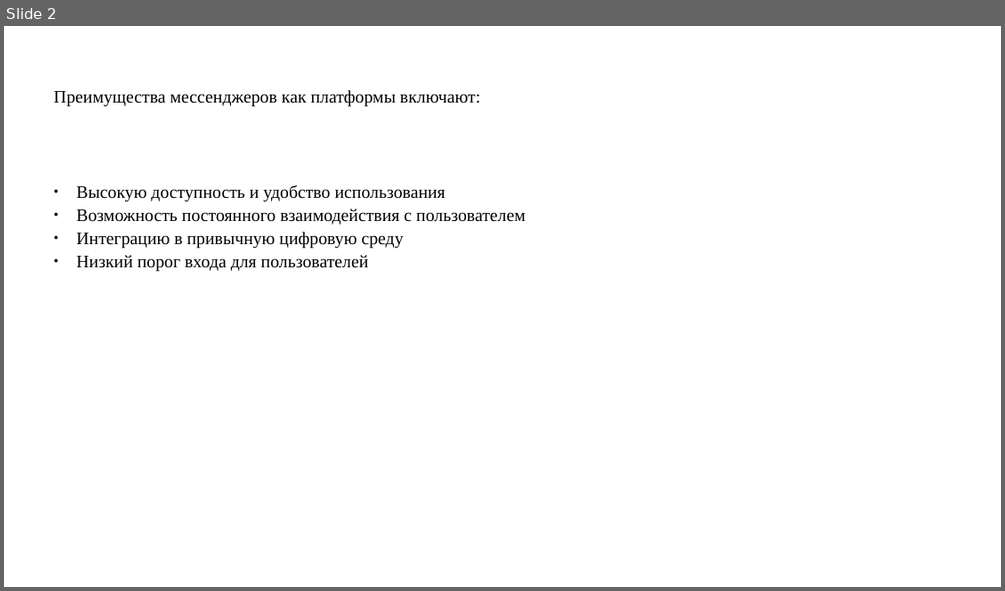
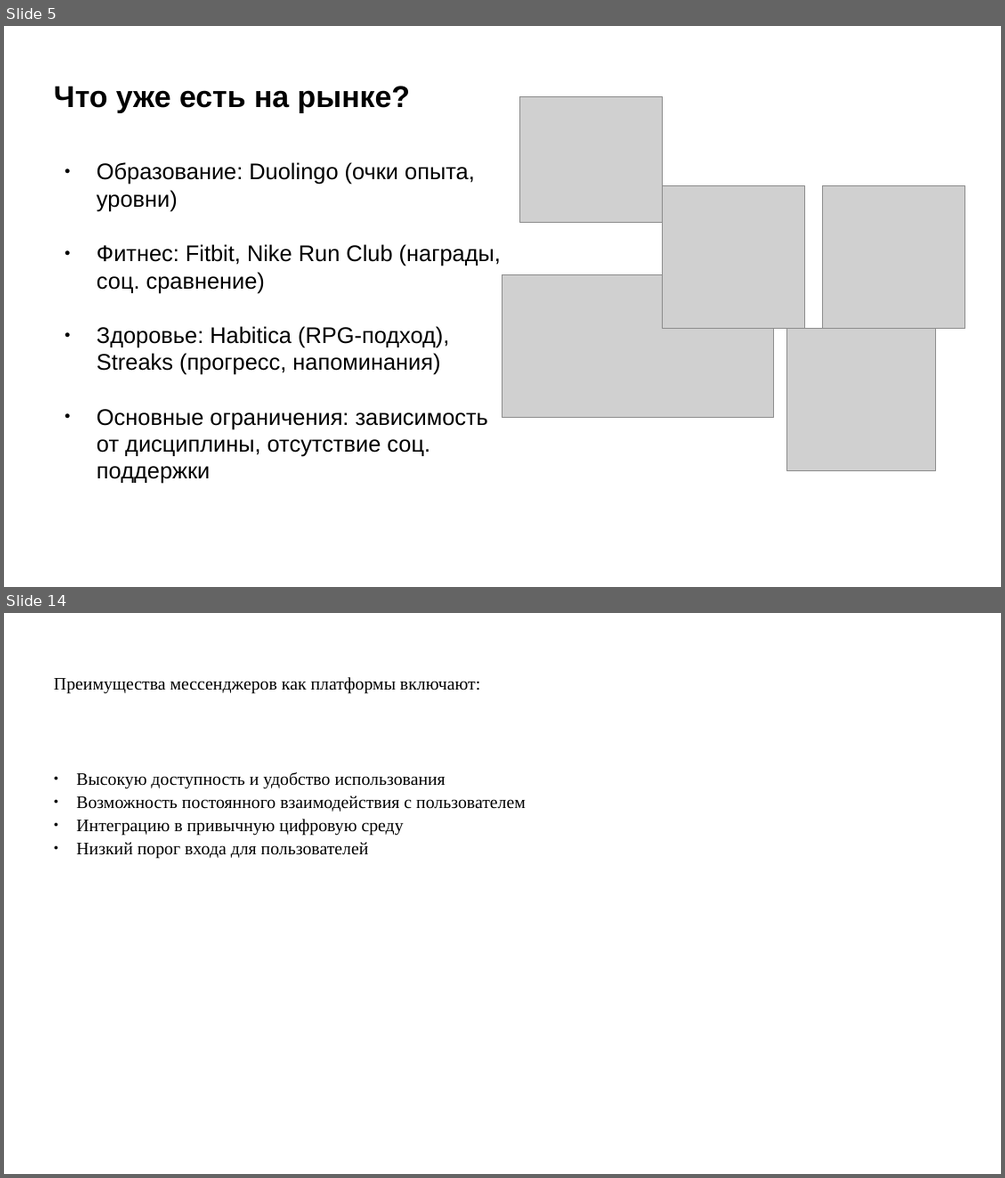
Before and after one commit to pagamov/pagamov_bot, a slide deck: docs/Гамов_Презентация Отчет НИР_26.pptx. Shown one above the other, each under a label of ours: slide 2 before the commit, slides 5 and 14 after it; the slides between them are not shown. The pictures are 1005x591 and 1005x1178 pixels, drawn with LibreOffice and Linux fonts; fonts in the diff are those of the drawing; grey boxes stand for pictures. Boxes give left, top, right and bottom in pixels: in the first picture for what was removed or moved away, otherwise in the second. Text is boxed around its words. In the diff, an @@ line names an element or a change of style, - is before the commit and + after.

```diff
--- a/docs/Гамов_Презентация Отчет НИР_26.pptx
+++ b/docs/Гамов_Презентация Отчет НИР_26.pptx
@@ slide 5 added at (4, 26, 1001, 587), background #FFFFFF @@
@@ title added at (54, 86, 410, 113), 24 pt, text #000000, bold @@
+Что уже есть на рынке?
@@ picture added at (520, 97, 663, 224) @@
@@ text added at (97, 162, 501, 483), 18 pt, text #000000 @@
+● Образование: Duolingo (очки опыта, уровни)
+● Фитнес: Fitbit, Nike Run Club (награды, соц. сравнение)
+● Здоровье: Habitica (RPG-подход), Streaks (прогресс, напоминания)
+● Основные ограничения: зависимость от дисциплины, отсутствие соц. поддержки
@@ picture added at (663, 186, 804, 328) @@
@@ picture added at (824, 186, 965, 328) @@
@@ picture added at (502, 276, 774, 418) @@
@@ picture added at (787, 329, 936, 471) @@
@@ what was slide 2 is now slide 14 @@
```
Also in this commit, not shown: 12 other slides added, 1 slide removed, 3 other files.
